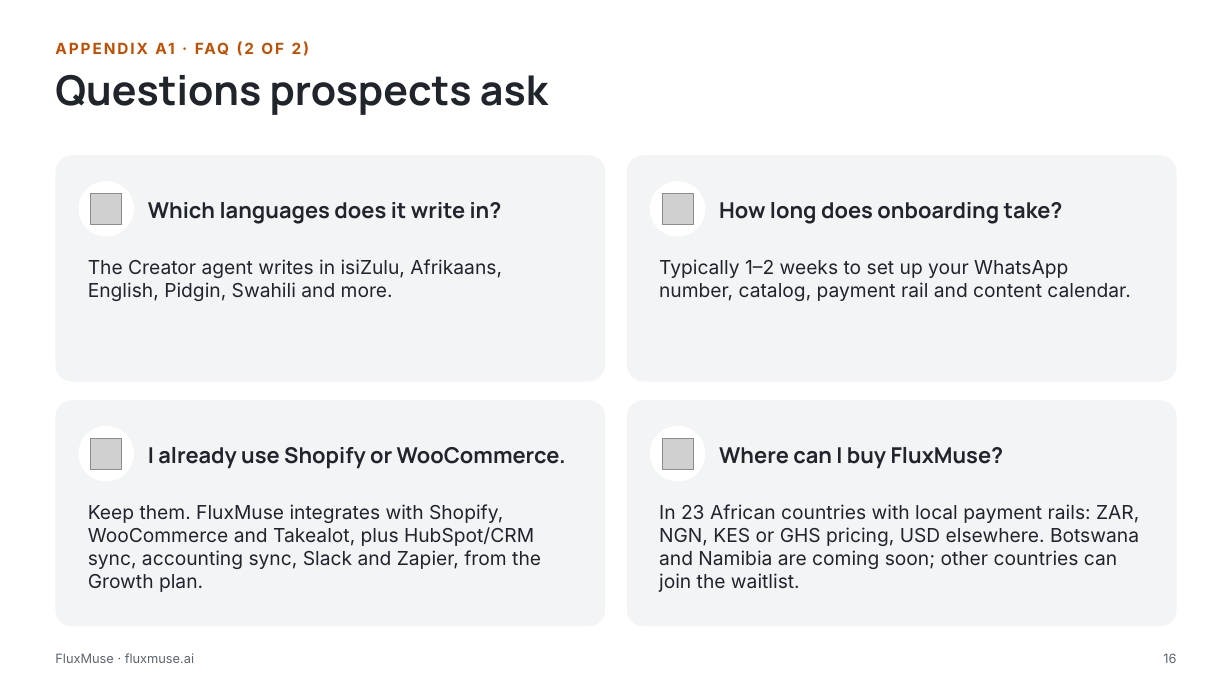
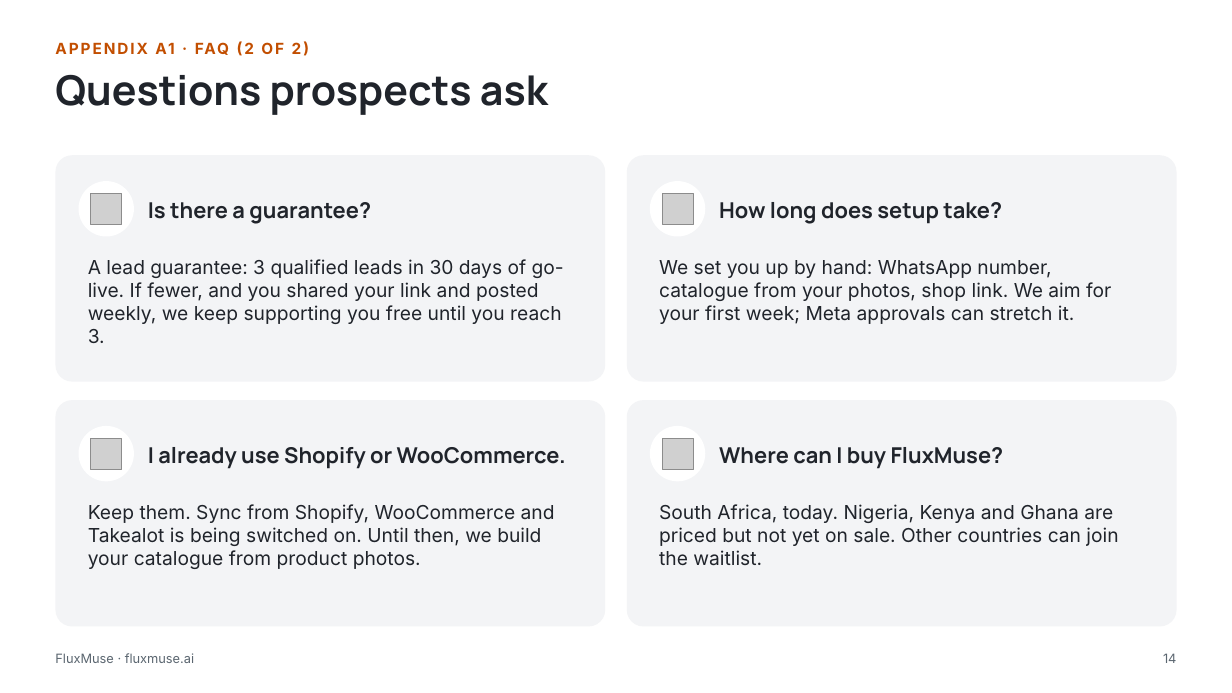
Before and after one commit to embizo/fluxmuse, a slide deck: slide 14 of docs/go-to-market/02_Brand_Pitch_Deck/FluxMuse_Pitch_Solo_Entrepreneurs.pptx (slide 16 before the commit). Drawn at 1232x693 pixels with LibreOffice and Linux fonts; fonts in the diff are those of the drawing; grey boxes stand for pictures. Boxes give left, top, right and bottom in pixels: in the first picture for what was removed or moved away, otherwise in the second. Text is boxed around its words. In the diff, an @@ line names an element or a change of style, - is before the commit and + after.

```diff
--- a/docs/go-to-market/02_Brand_Pitch_Deck/FluxMuse_Pitch_Solo_Entrepreneurs.pptx
+++ b/docs/go-to-market/02_Brand_Pitch_Deck/FluxMuse_Pitch_Solo_Entrepreneurs.pptx
@@ text at [148, 202, 371, 224]: text changed @@
-Which languages does it write in?
+Is there a guarantee?
@@ text at [719, 202, 1002, 224]: text changed @@
-How long does onboarding take?
+How long does setup take?
@@ text at [88, 259, 564, 343]: text changed @@
-The Creator agent writes in isiZulu, Afrikaans, English, Pidgin, Swahili and more.
+A lead guarantee: 3 qualified leads in 30 days of go-live. If fewer, and you shared your link and posted weekly, we keep supporting you free until you reach 3.
@@ text at [659, 260, 1111, 324]: text changed @@
-Typically 1–2 weeks to set up your WhatsApp number, catalog, payment rail and content calendar.
+We set you up by hand: WhatsApp number, catalogue from your photos, shop link. We aim for your first week; Meta approvals can stretch it.
@@ text at [88, 504, 555, 569]: text changed @@
-Keep them. FluxMuse integrates with Shopify, WooCommerce and Takealot, plus HubSpot/CRM sync, accounting sync, Slack and Zapier, from the Growth plan.
+Keep them. Sync from Shopify, WooCommerce and Takealot is being switched on. Until then, we build your catalogue from product photos.
@@ text at [659, 504, 1118, 566]: text changed @@
-In 23 African countries with local payment rails: ZAR, NGN, KES or GHS pricing, USD elsewhere. Botswana and Namibia are coming soon; other countries can join the waitlist.
+South Africa, today. Nigeria, Kenya and Ghana are priced but not yet on sale. Other countries can join the waitlist.
@@ page number at [1163, 653, 1176, 663]: text changed @@
-16
+14
```
Also in this commit, not shown: 6 other slides changed, 6 slides added, 8 slides removed, 8 other files.
